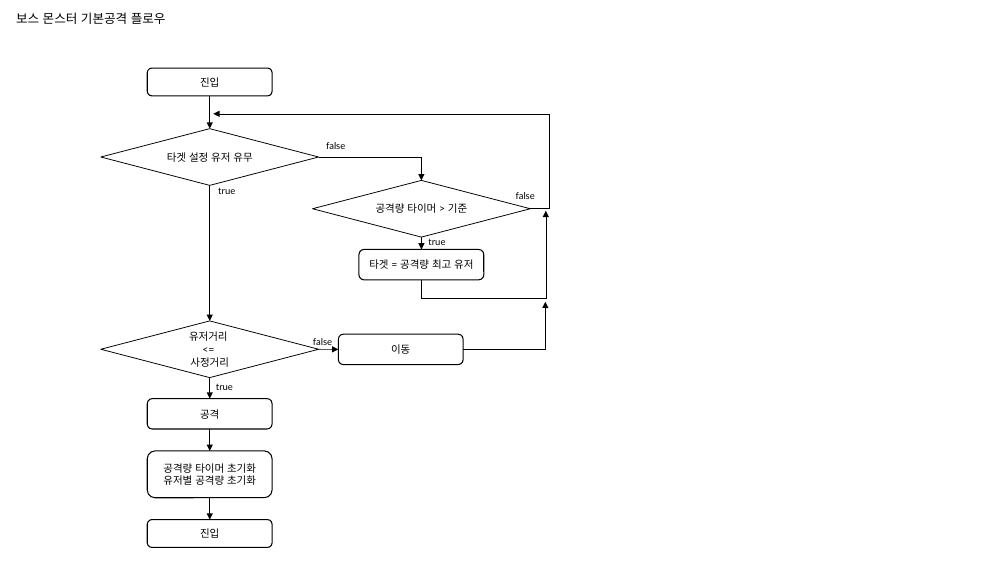
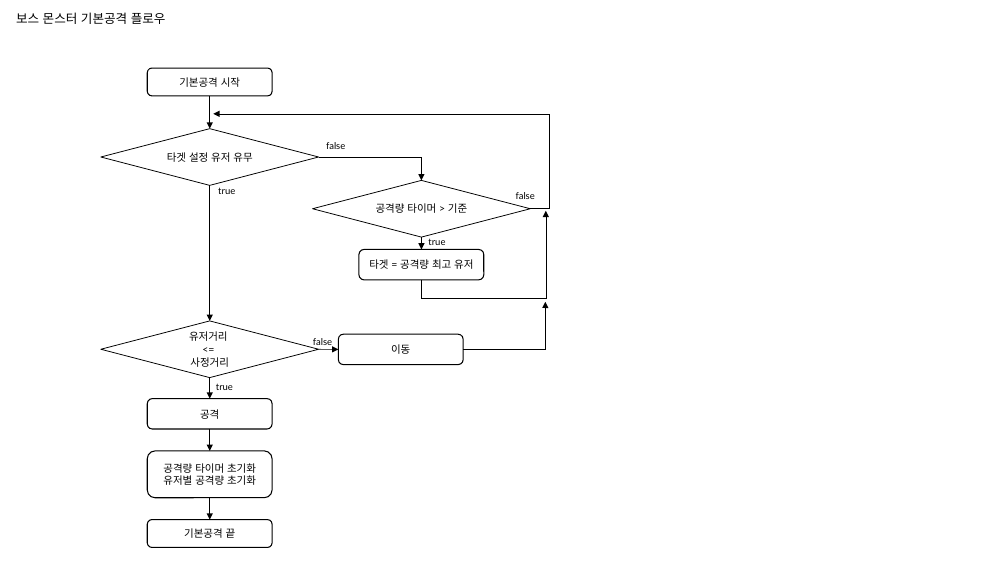
Before and after one commit to haein0303/AlgaeEater, a slide deck: slide 9 of Document/Source/보스 콘텐츠 시스템 UI.pptx. Drawn at 1008x567 pixels with LibreOffice and Linux fonts; fonts in the diff are those of the drawing. Boxes give left, top, right and bottom in pixels: in the first picture for what was removed or moved away, otherwise in the second. Text is boxed around its words. In the diff, an @@ line names an element or a change of style, - is before the commit and + after.

```diff
--- a/Document/Source/보스 콘텐츠 시스템 UI.pptx
+++ b/Document/Source/보스 콘텐츠 시스템 UI.pptx
@@ text in rounded rectangle at box(179, 77, 240, 87): text changed @@
-진입
+기본공격 시작
@@ text in rounded rectangle at box(184, 528, 236, 538): text changed @@
-진입
+기본공격 끝
```
Also in this commit, not shown: 4 other slides changed, 14 other files.
